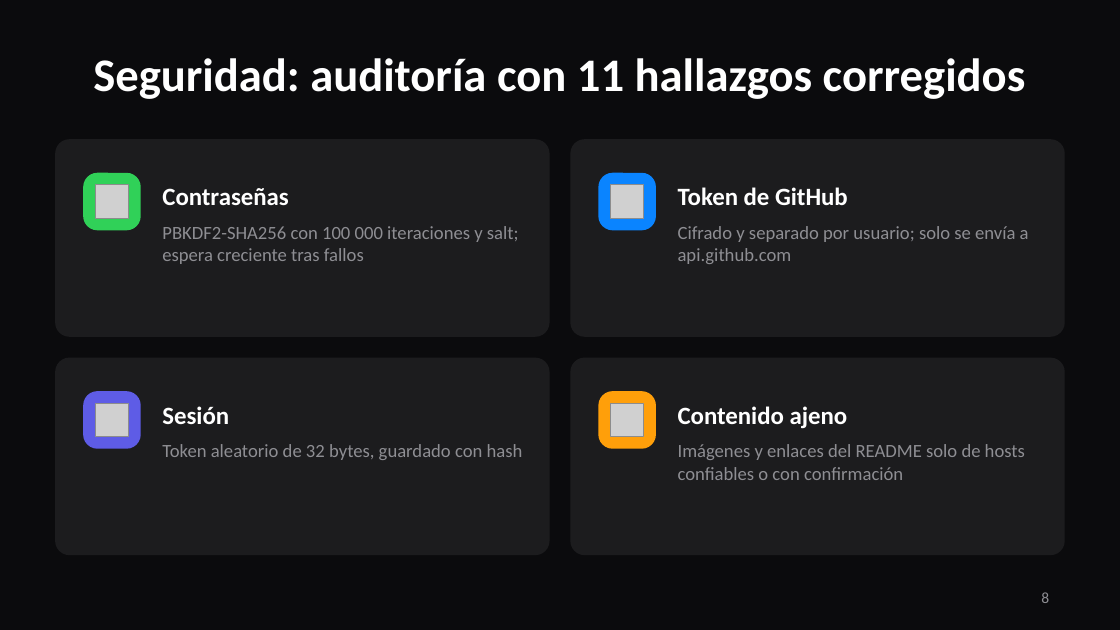
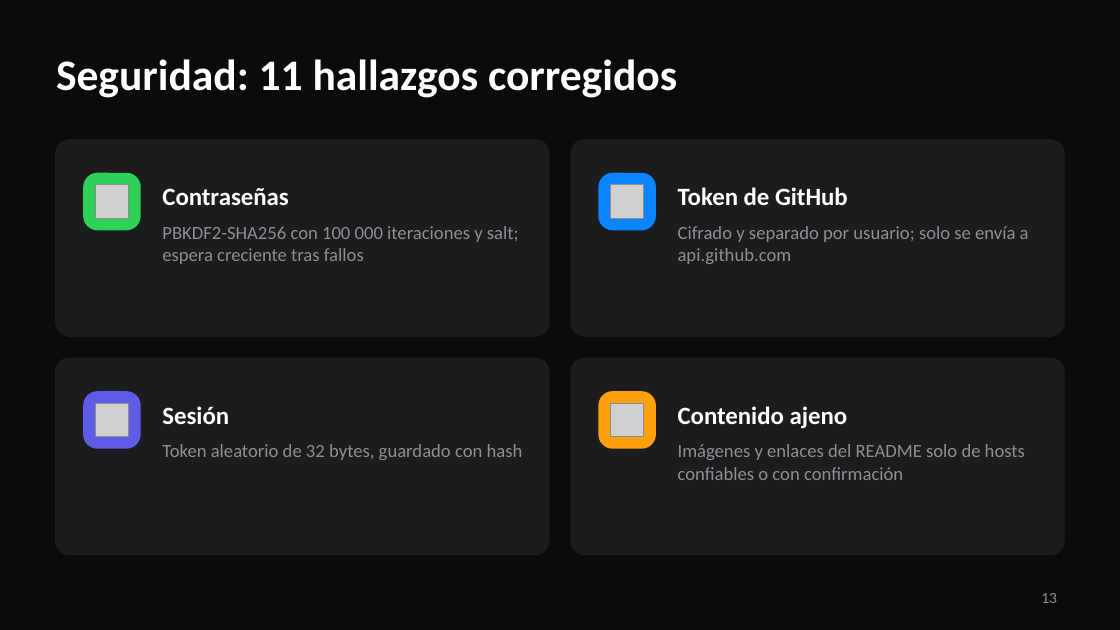
Before and after one commit to sluna5-coder/RepoLens, a slide deck: slide 13 of Entrega/Presentacion/RepoLens.pptx (slide 8 before the commit). Drawn at 1120x630 pixels with LibreOffice and Linux fonts; fonts in the diff are those of the drawing; grey boxes stand for pictures. Boxes give left, top, right and bottom in pixels: in the first picture for what was removed or moved away, otherwise in the second. Text is boxed around its words. In the diff, an @@ line names an element or a change of style, - is before the commit and + after.

```diff
--- a/Entrega/Presentacion/RepoLens.pptx
+++ b/Entrega/Presentacion/RepoLens.pptx
@@ title at <box>56,59,677,98</box>: text changed; size 30 to 28 pt @@
-Seguridad: auditoría con 11 hallazgos corregidos
+Seguridad: 11 hallazgos corregidos
@@ page number at <box>1041,593,1057,603</box>: text changed @@
-8
+13
```
Also in this commit, not shown: 7 other slides changed, 5 slides added.
